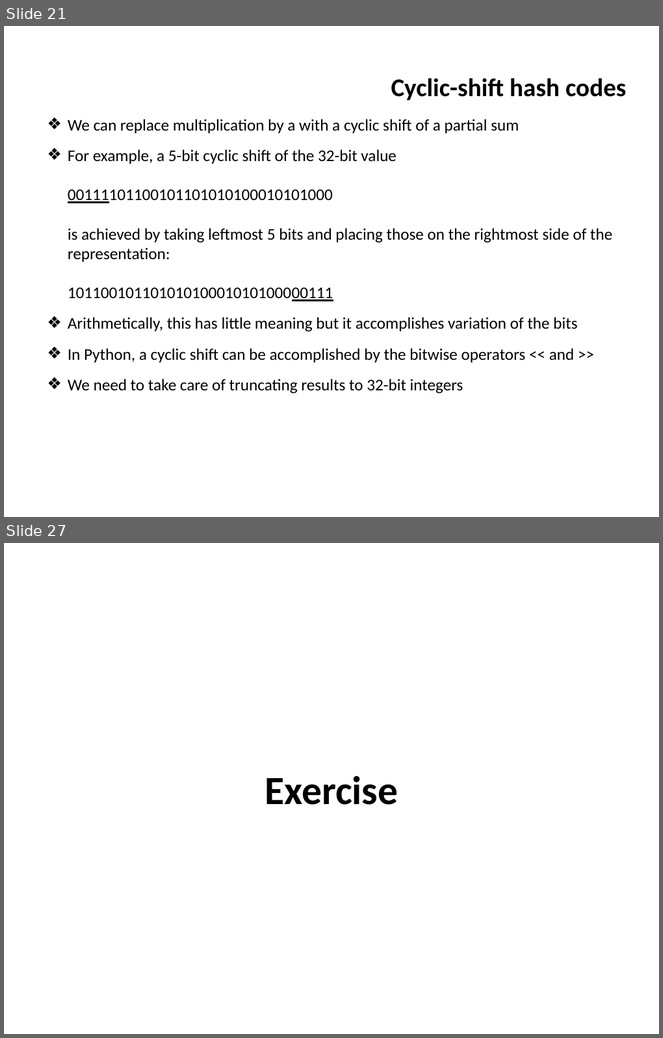
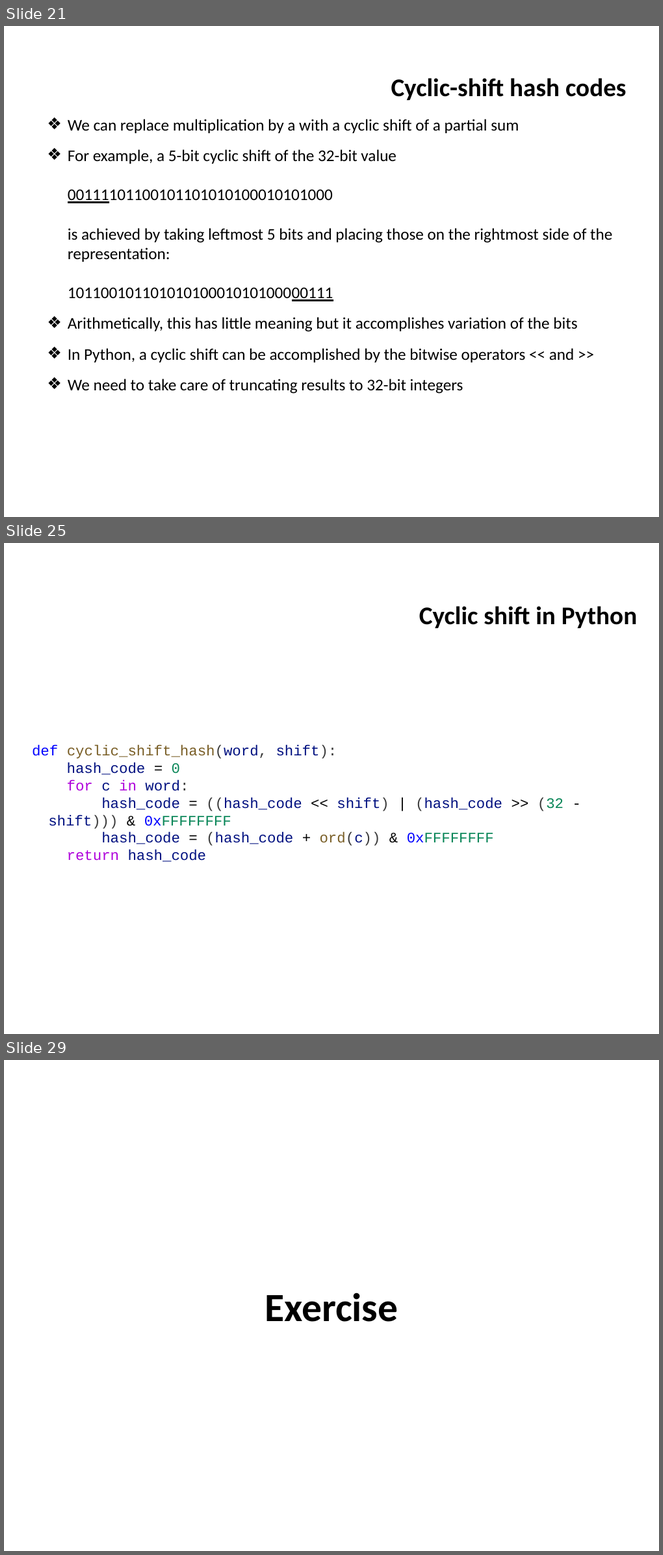
Before and after one commit to ifromm/dsa, a slide deck: slides/unit_5_hashtables.pptx. Shown one above the other, each under a label of ours: slides 21 and 27 before the commit, slides 21, 25 and 29 after it; the slides between them are not shown. The pictures are 663x1038 and 663x1555 pixels, drawn with LibreOffice and Linux fonts; fonts in the diff are those of the drawing; background and template pictures are left out. Boxes give left, top, right and bottom in pixels: in the first picture for what was removed or moved away, otherwise in the second. Text is boxed around its words. In the diff, an @@ line names an element or a change of style, - is before the commit and + after.

Commit message:
Added Cyclic shift Python code

```diff
--- a/slides/unit_5_hashtables.pptx
+++ b/slides/unit_5_hashtables.pptx
@@ slide 25 added at <box>4,543,659,1034</box>, background picture (left out) @@
@@ text added at <box>419,606,637,628</box>, 28 pt, text #000000, bold @@
+Cyclic shift in Python
@@ text added at <box>32,745,564,862</box>, 16 pt, text #001080 @@
+def cyclic_shift_hash(word, shift):
+hash_code = 0
+for c in word:
+hash_code = ((hash_code << shift) | (hash_code >> (32 - shift))) & 0xFFFFFFFF
+hash_code = (hash_code + ord(c)) & 0xFFFFFFFF
+return hash_code
@@ page number added at <box>590,1005,659,1029</box>, 16 pt, text #FFFFFF @@
+24 / 41
@@ what was slide 27 is now slide 29 @@
```
Also in this commit, not shown: 6 slides changed, 2 other slides added, 1 slide removed.
